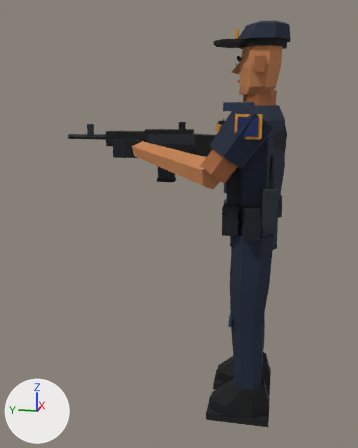
What one commit did to the glTF model assets/characters/police/officer.glb.
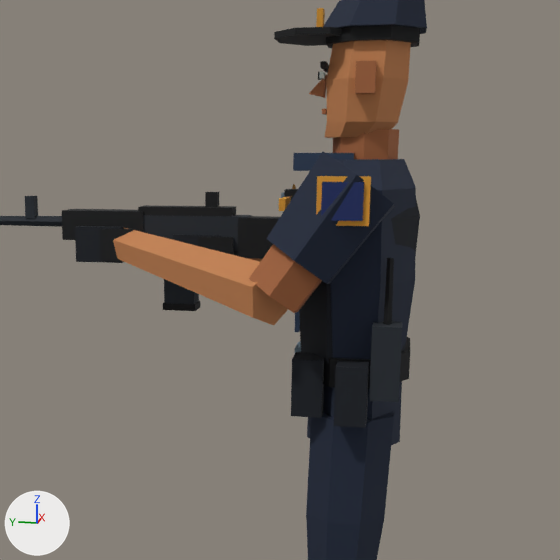
There are two pictures of each version: one whole from a 50 mm lens placed at (-2.33, -0.1, 1.51), pointed at (0.01, 0.37, 0.93), one close up on the part from 21% to 100% of the width and 6% to 69% of the height. Every picture has the same lights, and +X, +Y and +Z are marked at lower left. The older version's two pictures come first. Vertices at exactly the same position are counted once.

The scene before the commit, as lines of its bpy script (objects in view):
```python
me_officer_mesh = bpy.data.meshes.new('Officer mesh')
me_officer_mesh.from_pydata(...)  # 847 vertices, 1390 faces; spans x -0.35..0.35, y -0.13..0.96, z 0.01..1.85
me_officer_mesh.materials.append(mat_officer___one_opaque_atlas)  # picture img_palette
ob_patrol_officer = bpy.data.objects.new('Patrol Officer', me_officer_mesh)
ob_patrol_officer.location = (0.0, 0.0, 0.0)
```
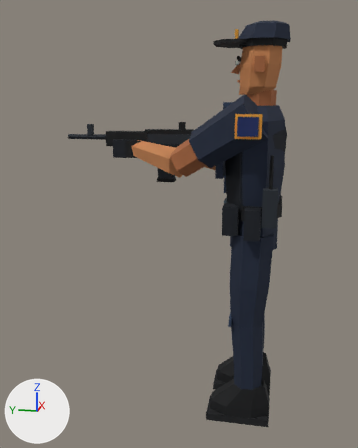
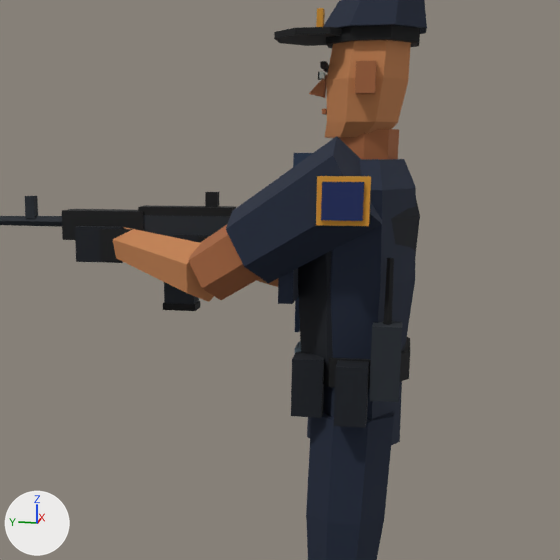
The change in detail:
me_officer_mesh is used by ob_patrol_officer; location (0.0, 0.0, 0.0).
me_officer_mesh had 847 vertices, 1390 faces and spanned x -0.35..0.35, y -0.13..0.96, z 0.01..1.85.
me_officer_mesh now has 847 vertices, 1390 faces and spans x -0.34..0.35, y -0.13..0.96, z 0.01..1.85.
me_officer_mesh part 1: 30 of 847 vertices moved; they spanned x -0.35..-0.13, y -0.07..0.22, z 1.15..1.52 and now span x -0.33..-0.09, y -0.05..0.37, z 1.18..1.55; mean shift (0.08, 0.11, 0.02); largest move (-0.24, 0.12, 1.18) -> (-0.1, 0.3, 1.22).

Where the change shows, as pixel boxes [x1, y1, x2, y2] in the close-ups (560 x 560 px; the box of a moved part takes in the faces that stretch with it):
part 1 of me_officer_mesh, moved or reshaped
    before: [113, 152, 394, 325]
    after: [112, 136, 382, 302]
